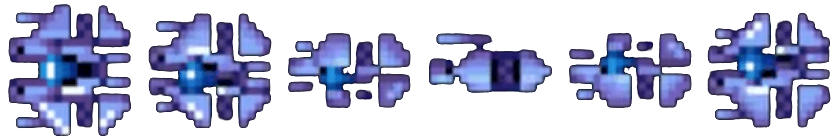
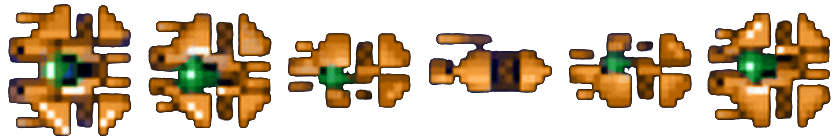
Layers edited between the first and the second 840×140 image:
added group "e" with 6 layers above "d" over [8,4,831,136]
added layer "6" (1st of 2, in "e") in group "e" over [707,13,831,128]
added layer "5" (1st of 2, in "e") in group "e" over [569,33,692,108]
added layer "4" (1st of 2, in "e") in group "e" over [429,33,552,93]
added layer "3" (1st of 2, in "e") in group "e" over [288,33,411,108]
added layer "2" (1st of 2, in "e") in group "e" over [148,13,272,128]
added layer "1" (1st of 2, in "e") in group "e" over [8,4,131,136]
